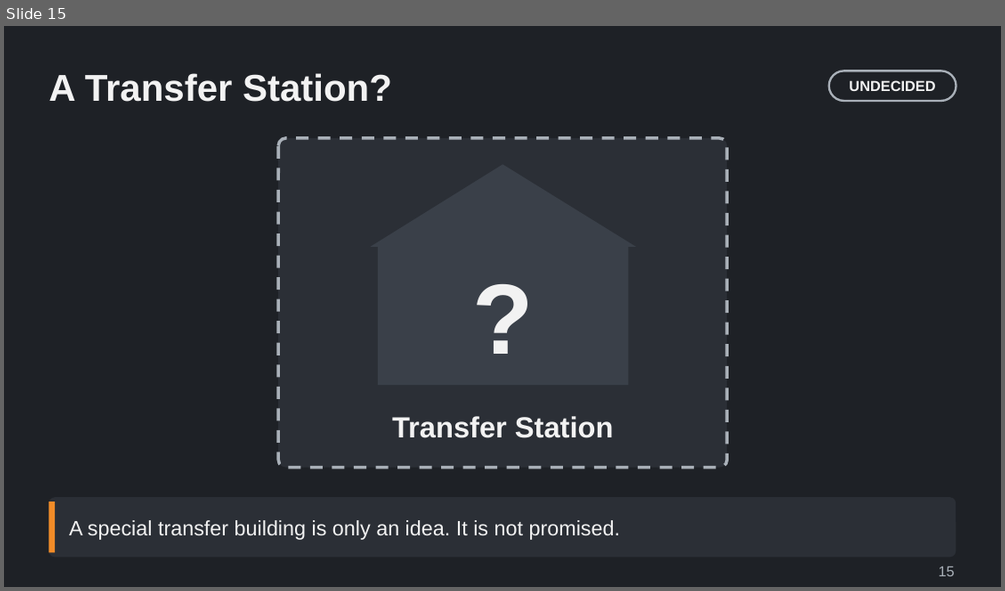
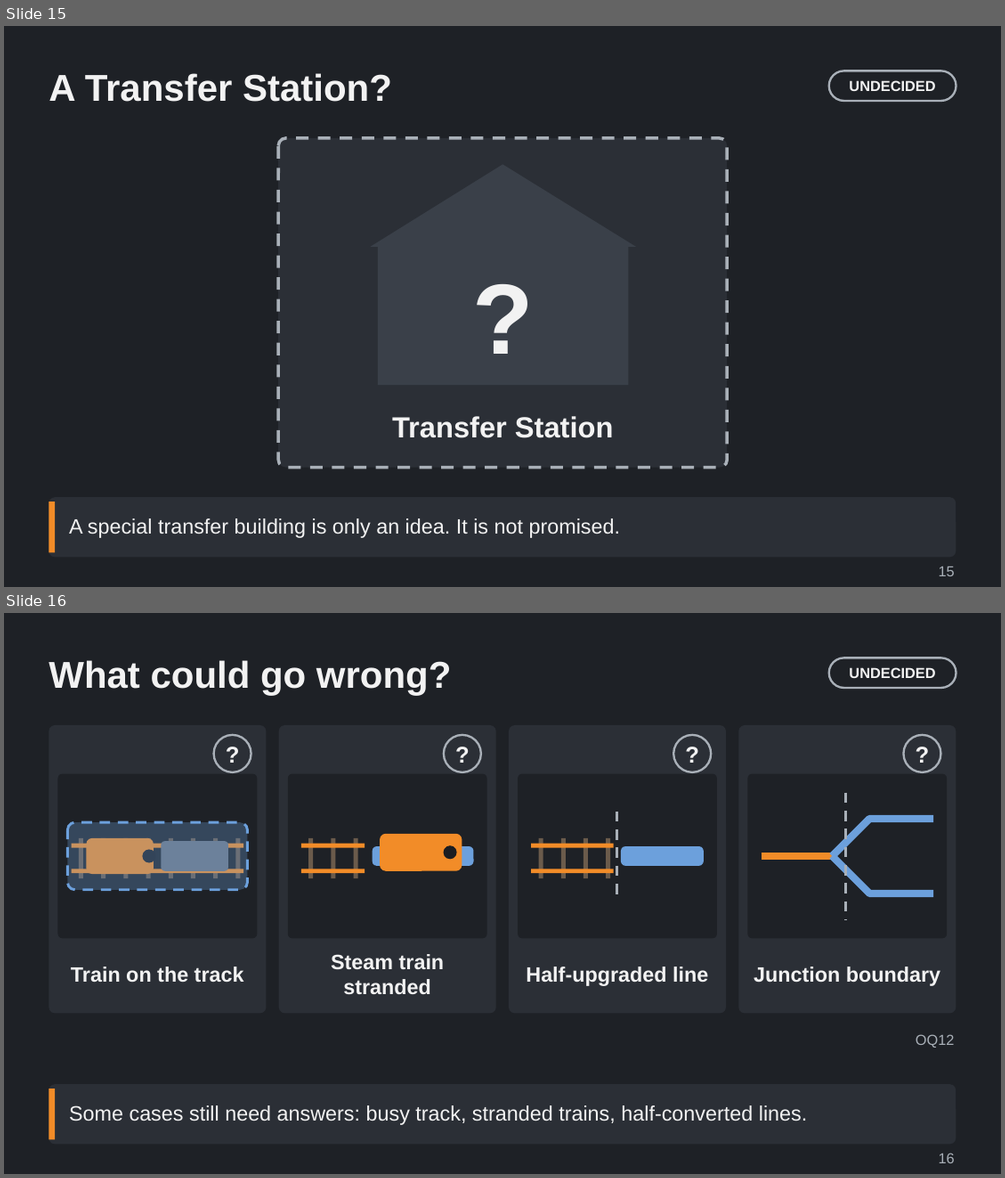
Before and after one commit to Tarenkookoo/Satisfactory---Early-Locomotion, a slide deck: Reporting/Claude Presents/Deck4_Monorail/The_Monorail_Transition_Explained.pptx. Shown one above the other, each under a label of ours: slide 15 before the commit, slides 15 and 16 after it. The pictures are 1005x591 and 1005x1178 pixels, drawn with LibreOffice and Linux fonts; fonts in the diff are those of the drawing. Boxes give left, top, right and bottom in pixels: in the first picture for what was removed or moved away, otherwise in the second. Text is boxed around its words. In the diff, an @@ line names an element or a change of style, - is before the commit and + after.

```diff
--- a/Reporting/Claude Presents/Deck4_Monorail/The_Monorail_Transition_Explained.pptx
+++ b/Reporting/Claude Presents/Deck4_Monorail/The_Monorail_Transition_Explained.pptx
@@ slide 16 added at (4,613,1001,1174), background #1E2126 @@
@@ title added at (48,660,451,695), 36 pt, text #F2F2F2, bold @@
+What could go wrong?
@@ rounded rectangle added at (829,657,956,688), outline #A9B0B8 2 pt, 14 pt, text #F2F2F2, bold @@
+UNDECIDED
@@ group added at (738,725,955,1013): 3 freeform shapes, 2 rounded rectangles, 1 ellipse, 1 text, 1 line @@
+?
+Junction boundary
@@ group added at (48,725,266,1013): 10 rectangles, 5 rounded rectangles, 2 ellipses, 1 text @@
+?
+Train on the track
@@ group added at (509,725,726,1013): 6 rectangles, 3 rounded rectangles, 1 ellipse, 1 text, 1 line @@
+?
+Half-upgraded line
@@ group added at (278,725,495,1013): 5 rectangles, 4 rounded rectangles, 2 ellipses, 1 text @@
+?
+Steam train stranded
@@ text added at (915,1034,955,1047), 14 pt, text #A9B0B8 @@
+OQ12
@@ rounded rectangle added at (48,1084,956,1144), fill #2B2F36 @@
@@ rectangle added at (48,1088,55,1140), fill #F28C28 @@
@@ text added at (69,1105,807,1125), 20 pt, text #F2F2F2 @@
+Some cases still need answers: busy track, stranded trains, half-converted lines.
@@ text added at (938,1152,955,1163), 14 pt, text #A9B0B8 @@
+16
@@ slide 15 changed as well @@
@@ text "A special transfer building is ..." at (69,518,621,538): line spacing 1 to 0.95 @@
```
Also in this commit, not shown: 13 other slides changed, 6 other slides added, 6 other files.
